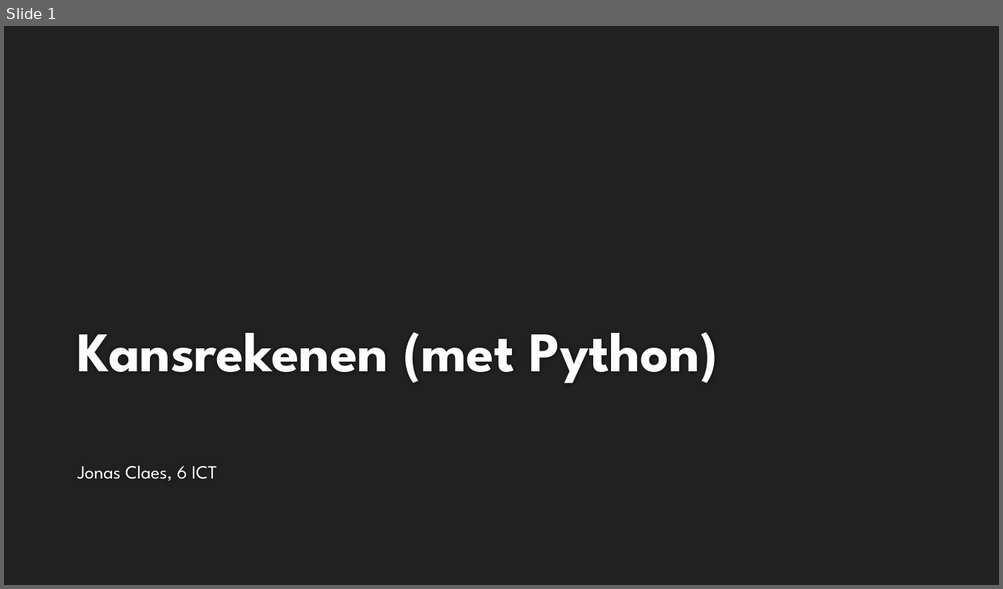
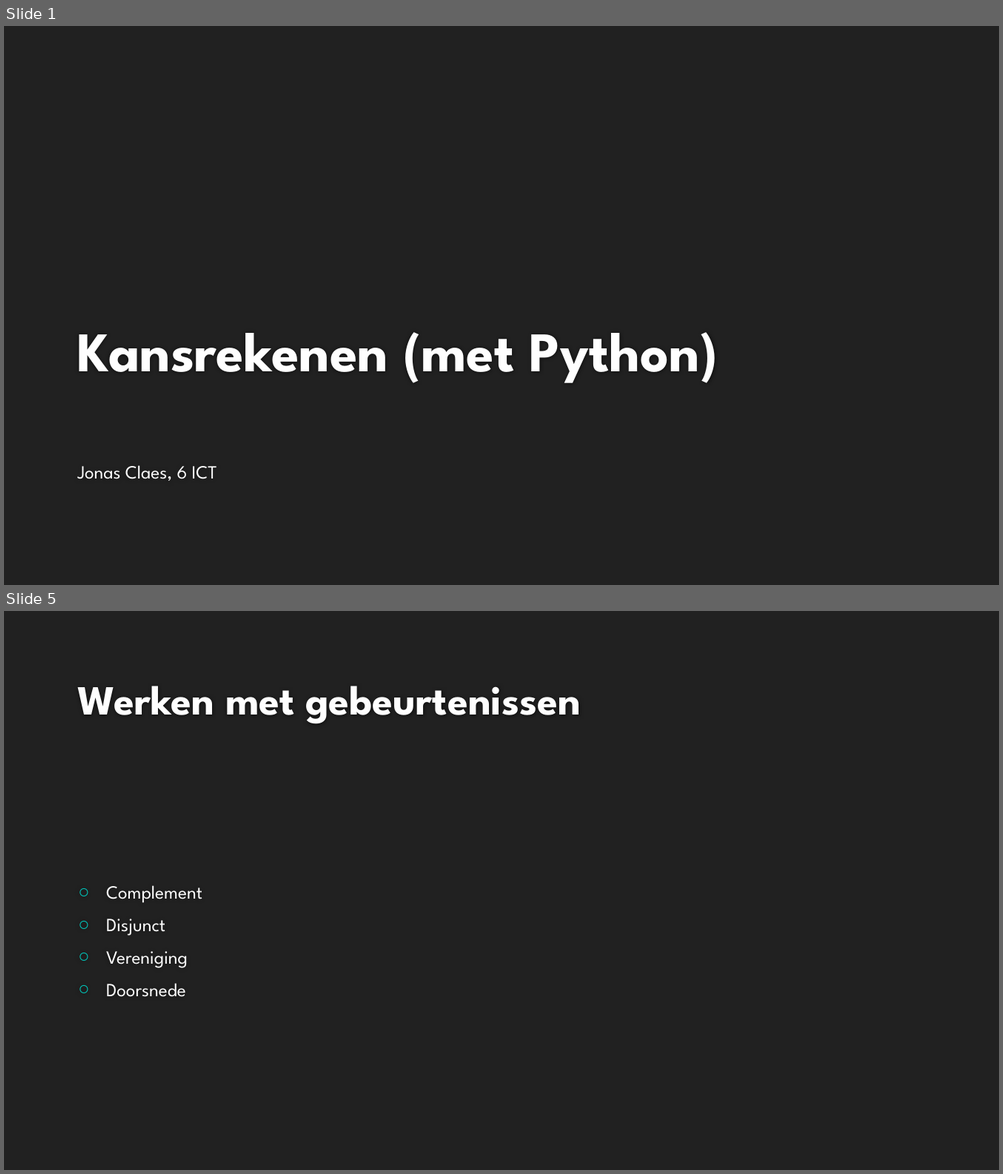
Before and after one commit to jonasclaes/Kansrekenen_met_Python, a slide deck: Kansrekenen (met Python).pptx. Shown one above the other, each under a label of ours: slide 1 before the commit, slides 1 and 5 after it; the slides between them are not shown. The pictures are 1003x589 and 1003x1174 pixels, drawn with LibreOffice and Linux fonts; fonts in the diff are those of the drawing; background and template pictures are left out. Boxes give left, top, right and bottom in pixels: in the first picture for what was removed or moved away, otherwise in the second. Text is boxed around its words. In the diff, an @@ line names an element or a change of style, - is before the commit and + after.

```diff
--- a/Kansrekenen (met Python).pptx
+++ b/Kansrekenen (met Python).pptx
@@ slide 5 added at [4,611,999,1170], background #212121 @@
@@ title added at [77,686,580,724], 40 pt, text #FEFEFE, bold @@
+Werken met gebeurtenissen
@@ text added at [106,886,202,997], 18 pt, text #FFFFFF @@
+○ Complement
+○ Disjunct
+○ Vereniging
+○ Doorsnede
```
Also in this commit, not shown: 2 slides changed, 5 other slides added.
